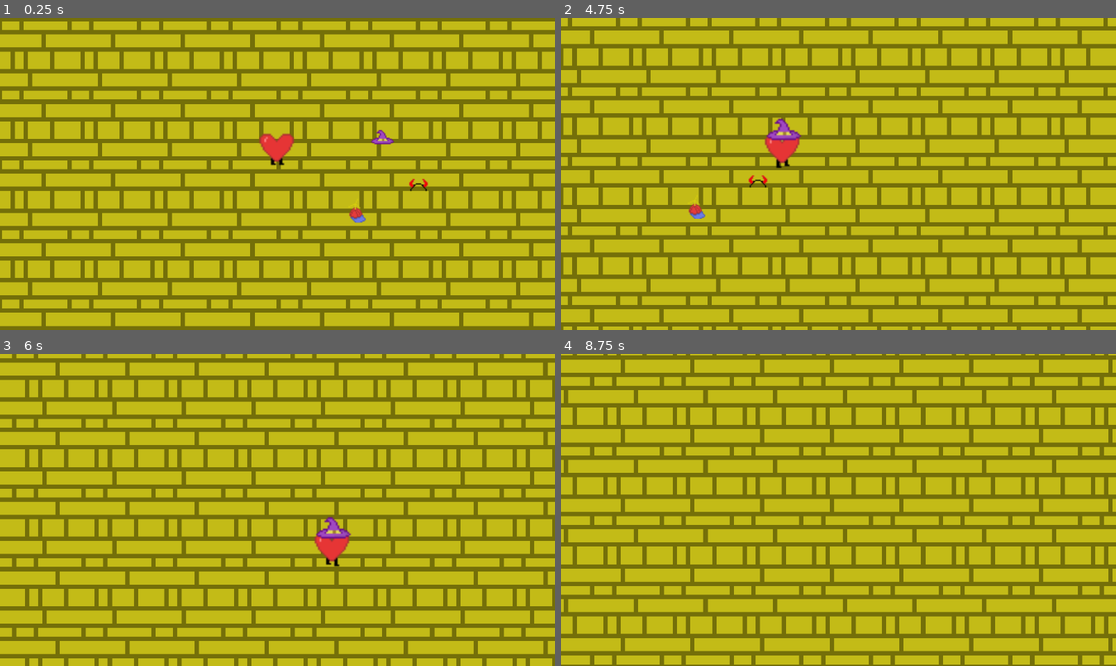
Above: before the commit, frames 1-4 (two rows, left to right).
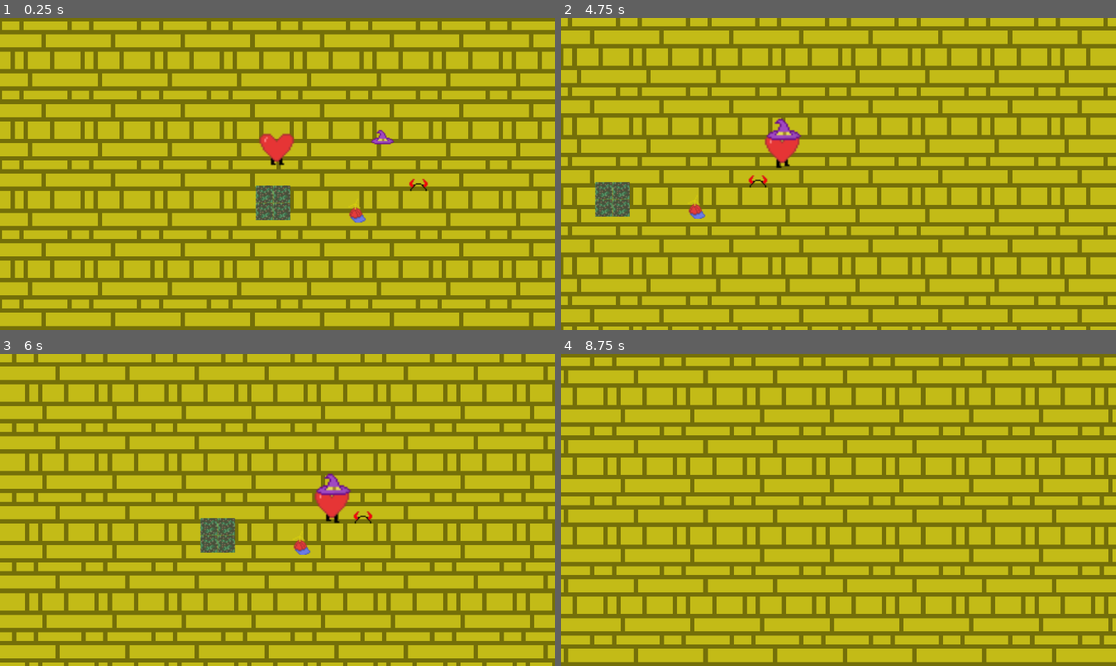
Above: after the commit, the same moments.

Repository: Lauromine/transjam2024
Game: Godot game, scene res://scenes/main.tscn
The game is run twice, just before and just after one commit, with the same random seed, the same clock (stepped at 60 frames per second) and the same inputs.
Inputs:
- Up to frame 1 (0.25 s): no input
- Up to frame 2 (4.75 s): tap Enter at 0.5 s; hold Right (player_right) 0.53-1.28 s; hold Space (use_power) 0.53-1.28 s; hold Down (player_down) 1.28-2.03 s; tap E (change_hat) at 1.35, 3.6 s; tap Space (use_power) at 1.55, 2.85, 4.35 s; hold Right (player_right) 2.03-2.78 s; hold Space (use_power) 2.03-2.78 s; hold Up (player_up) 2.78-3.53 s; hold Space (use_power) 3.53-4.28 s; hold Left (player_left) from 3.53 s (still down)
- Up to frame 3 (6 s): release Left (player_left) at 5.03 s; hold Down (player_down) 5.03-5.78 s; hold Space (use_power) 5.03-5.78 s; hold Right (player_right) from 5.78 s (still down); tap E (change_hat) at 5.85 s
- Up to frame 4 (8.75 s): tap Space (use_power) at 6.05, 7.35 s; release Right (player_right) at 6.53 s; hold Up (player_up) 6.53-7.28 s; hold Space (use_power) 6.53-7.28 s; hold Right (player_right) 7.28-8.03 s; hold Down (player_down) from 8.03 s (still down); hold Space (use_power) from 8.03 s (still down); tap E (change_hat) at 8.1 s

The runs differ from the first frame. In frame 1, 0.7% of the frame differs, in the area x 46-53%, y 53-65%; in frame 2, 0.7%; in frame 3, 46%, in the area x 0-100%, y 1-99%; in frame 4, 45%.

Commit message:
Added projectiles, destroyable walls

Diff:
--- a/project.godot
+++ b/project.godot
@@ -18,6 +18,10 @@
 [dotnet]
 
 project/assembly_name="TransJam2024"
+
+[global_group]
+
+destroyable=""
 
 [input]
 
--- /dev/null
+++ b/scenes/hud.tscn
@@ -0,0 +1,39 @@
+[gd_scene format=3 uid="uid://dnx67w1cfrr1h"]
+
+[node name="HUD" type="Control"]
+layout_mode = 3
+anchors_preset = 15
+anchor_right = 1.0
+anchor_bottom = 1.0
+grow_horizontal = 2
+grow_vertical = 2
+
+[node name="Control" type="Control" parent="."]
+layout_mode = 2
+anchors_preset = 0
+anchor_top = 1.0
+anchor_bottom = 1.0
+offset_left = 19.0
+offset_top = -127.0
+offset_right = 1120.0
+offset_bottom = -13.0
+
+[node name="LabelMove" type="Label" parent="Control"]
+layout_mode = 0
+offset_right = 274.0
+offset_bottom = 23.0
+text = "- Utiliser les flèches pour se déplacer"
+
+[node name="LabelUseHat" type="Label" parent="Control"]
+layout_mode = 0
+offset_top = 23.0
+offset_right = 319.0
+offset_bottom = 46.0
+text = "- ESPACE pour changer de chapeau"
+
+[node name="Label" type="Label" parent="Control"]
+layout_mode = 2
+offset_top = 46.0
+offset_right = 319.0
+offset_bottom = 69.0
+text = "- E pour changer de chapeau"
--- a/scenes/main.tscn
+++ b/scenes/main.tscn
@@ -1,15 +1,17 @@
-[gd_scene load_steps=7 format=3 uid="uid://ckp11cdg8i5op"]
+[gd_scene load_steps=8 format=3 uid="uid://ckp11cdg8i5op"]
 
 [ext_resource type="PackedScene" uid="uid://b2jvbk83sgp6k" path="res://scenes/player.tscn" id="1_guk67"]
 [ext_resource type="Texture2D" uid="uid://dd6vhhulexsvh" path="res://assets/YellowFloor.png" id="1_lyyyx"]
 [ext_resource type="PackedScene" uid="uid://gh4e1djagacl" path="res://scenes/hat.tscn" id="3_ebp7k"]
 [ext_resource type="AudioStream" uid="uid://b0xkqv34ky1f7" path="res://assets/sound/music/music game.ogg" id="4_k5521"]
+[ext_resource type="PackedScene" uid="uid://cm3efmbnujvki" path="res://scenes/wall.tscn" id="5_f8ogv"]
 
 [sub_resource type="TileSetAtlasSource" id="TileSetAtlasSource_8invs"]
 texture = ExtResource("1_lyyyx")
 0:0/0 = 0
 
 [sub_resource type="TileSet" id="TileSet_tq343"]
+physics_layer_0/collision_layer = 1
 sources/1 = SubResource("TileSetAtlasSource_8invs")
 
 [node name="Main" type="Node2D"]
@@ -39,3 +41,9 @@
 [node name="TimmyHat" parent="." instance=ExtResource("3_ebp7k")]
 position = Vector2(633, 177)
 hat_type = "TIMMY"
+
+[node name="Walls" type="Node2D" parent="."]
+position = Vector2(511, 177)
+
+[node name="Wall" parent="Walls" instance=ExtResource("5_f8ogv")]
+position = Vector2(46, -6)
--- a/scenes/player.gd
+++ b/scenes/player.gd
@@ -4,6 +4,8 @@
 @export var speed: float = 100.0
 var current_hat_state:HAT_STATE = HAT_STATE.DEFAULT
 var hats:Array[HAT_STATE] = []
+var projectile_scene:PackedScene = load("res://scenes/projectile.tscn")
+var shoot_direction: Vector2 = Vector2.ZERO
 
 enum STATES {
 	STAY,
@@ -28,7 +30,7 @@
 	elif state == STATES.STAY:
 		stay(delta)
 
-	if Input.is_action_pressed("use_power"):
+	if Input.is_action_just_pressed("use_power"):
 		usePower()
 
 	if Input.is_action_just_pressed("change_hat"):
@@ -53,6 +55,7 @@
 		anim.play(HAT_STATE.keys()[current_hat_state] + "_IDLE")
 	else:
 		anim.play(HAT_STATE.keys()[current_hat_state] + "_WALK")
+		shoot_direction = velocity.normalized()
 
 	position += velocity
 	move_and_slide()
@@ -60,12 +63,21 @@
 func usePower():
 	if current_hat_state == HAT_STATE.MAGICIAN:
 		doMagicianPower()
+	elif current_hat_state == HAT_STATE.DEMON:
+		doDemonPower()
 	pass
 
 func stay(delta):
 	pass
 
 func doMagicianPower():
+	pass
+
+func doDemonPower():
+	var projectile = projectile_scene.instantiate() as Projectile
+	self.get_parent().add_child(projectile)
+	projectile.position = self.position
+	projectile.setVelocity(shoot_direction)
 	pass
 
 func changeHat():
--- /dev/null
+++ b/scenes/projectile.gd
@@ -0,0 +1,30 @@
+extends Area2D
+class_name Projectile
+
+var velocity: Vector2 = Vector2.ZERO
+@export var speed: float = 200
+const MAX_COORDINATES: int = 10000
+# Called when the node enters the scene tree for the first time.
+func _ready() -> void:
+	pass # Replace with function body.
+
+func setVelocity(new_velocity: Vector2) -> void:
+	velocity = new_velocity
+
+func _physics_process(delta: float) -> void:
+	position += velocity * speed * delta
+
+	if position.x > MAX_COORDINATES || position.x < -MAX_COORDINATES || position.y > MAX_COORDINATES || position.y < -MAX_COORDINATES:
+		queue_free()
+
+# Called every frame. 'delta' is the elapsed time since the previous frame.
+func _process(delta: float) -> void:
+	pass
+
+
+func _on_body_entered(body: Node2D) -> void:
+	if body.is_in_group("destroyable"):
+		body.queue_free()
+		queue_free()
+
+	pass # Replace with function body.
--- /dev/null
+++ b/scenes/projectile.tscn
@@ -0,0 +1,21 @@
+[gd_scene load_steps=4 format=3 uid="uid://dbf87l2uxgccw"]
+
+[ext_resource type="Script" path="res://scenes/projectile.gd" id="1_3jdw5"]
+[ext_resource type="Texture2D" uid="uid://cfhhf0a4qxjrn" path="res://assets/sprites/chapeaux.png" id="1_4t1d2"]
+
+[sub_resource type="CircleShape2D" id="CircleShape2D_2gcnu"]
+
+[node name="Projectile" type="Area2D"]
+collision_layer = 0
+collision_mask = 8
+script = ExtResource("1_3jdw5")
+
+[node name="CollisionShape2D" type="CollisionShape2D" parent="."]
+shape = SubResource("CircleShape2D_2gcnu")
+
+[node name="Sprite2D" type="Sprite2D" parent="."]
+texture = ExtResource("1_4t1d2")
+region_enabled = true
+region_rect = Rect2(64, 0, 32, 24)
+
+[connection signal="body_entered" from="." to="." method="_on_body_entered"]
--- /dev/null
+++ b/scenes/wall.tscn
@@ -0,0 +1,39 @@
+[gd_scene load_steps=3 format=3 uid="uid://cm3efmbnujvki"]
+
+[ext_resource type="Texture2D" uid="uid://06bbsvp53nip" path="res://assets/sprites/Misc.png" id="1_yinb2"]
+
+[sub_resource type="RectangleShape2D" id="RectangleShape2D_q81rt"]
+size = Vector2(32, 32)
+
+[node name="Wall" type="StaticBody2D" groups=["destroyable"]]
+collision_layer = 9
+
+[node name="Sprites" type="Node2D" parent="."]
+position = Vector2(0, -8)
+
+[node name="Sprite2D4" type="Sprite2D" parent="Sprites"]
+position = Vector2(8, 16)
+texture = ExtResource("1_yinb2")
+region_enabled = true
+region_rect = Rect2(71, 40, 16, 16)
+
+[node name="Sprite2D5" type="Sprite2D" parent="Sprites"]
+position = Vector2(-8, 16)
+texture = ExtResource("1_yinb2")
+region_enabled = true
+region_rect = Rect2(71, 40, 16, 16)
+
+[node name="Sprite2D3" type="Sprite2D" parent="Sprites"]
+position = Vector2(-8, 0)
+texture = ExtResource("1_yinb2")
+region_enabled = true
+region_rect = Rect2(71, 40, 16, 16)
+
+[node name="Sprite2D2" type="Sprite2D" parent="Sprites"]
+position = Vector2(8, 0)
+texture = ExtResource("1_yinb2")
+region_enabled = true
+region_rect = Rect2(71, 40, 16, 16)
+
+[node name="CollisionShape2D" type="CollisionShape2D" parent="."]
+shape = SubResource("RectangleShape2D_q81rt")
Binary file added: assets/sprites/Misc.png
Not shown, added: assets/sprites/Misc.png.import
Binary file added: assets/sprites/map.png
Not shown, added: assets/sprites/map.png.import
